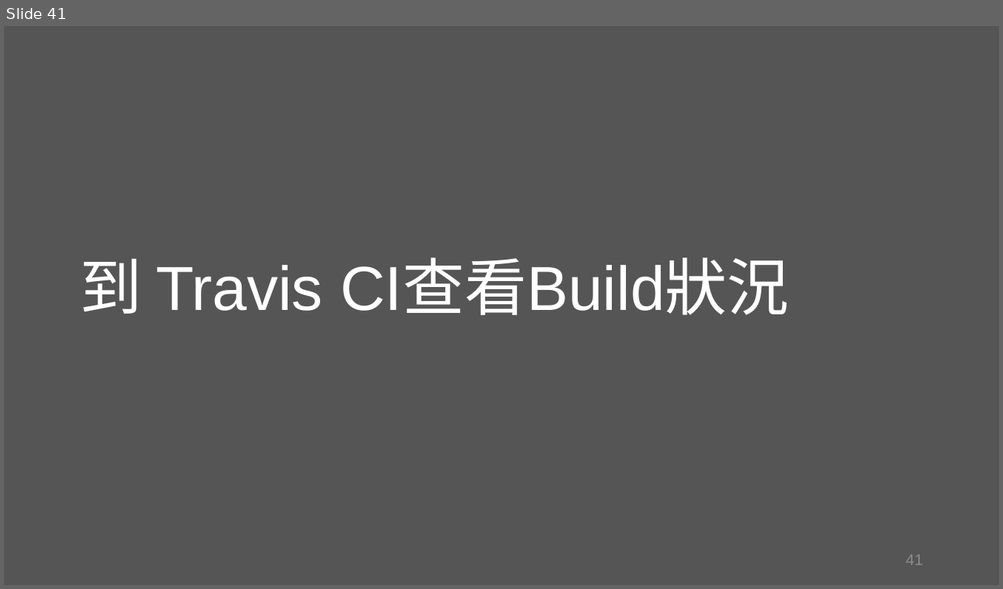
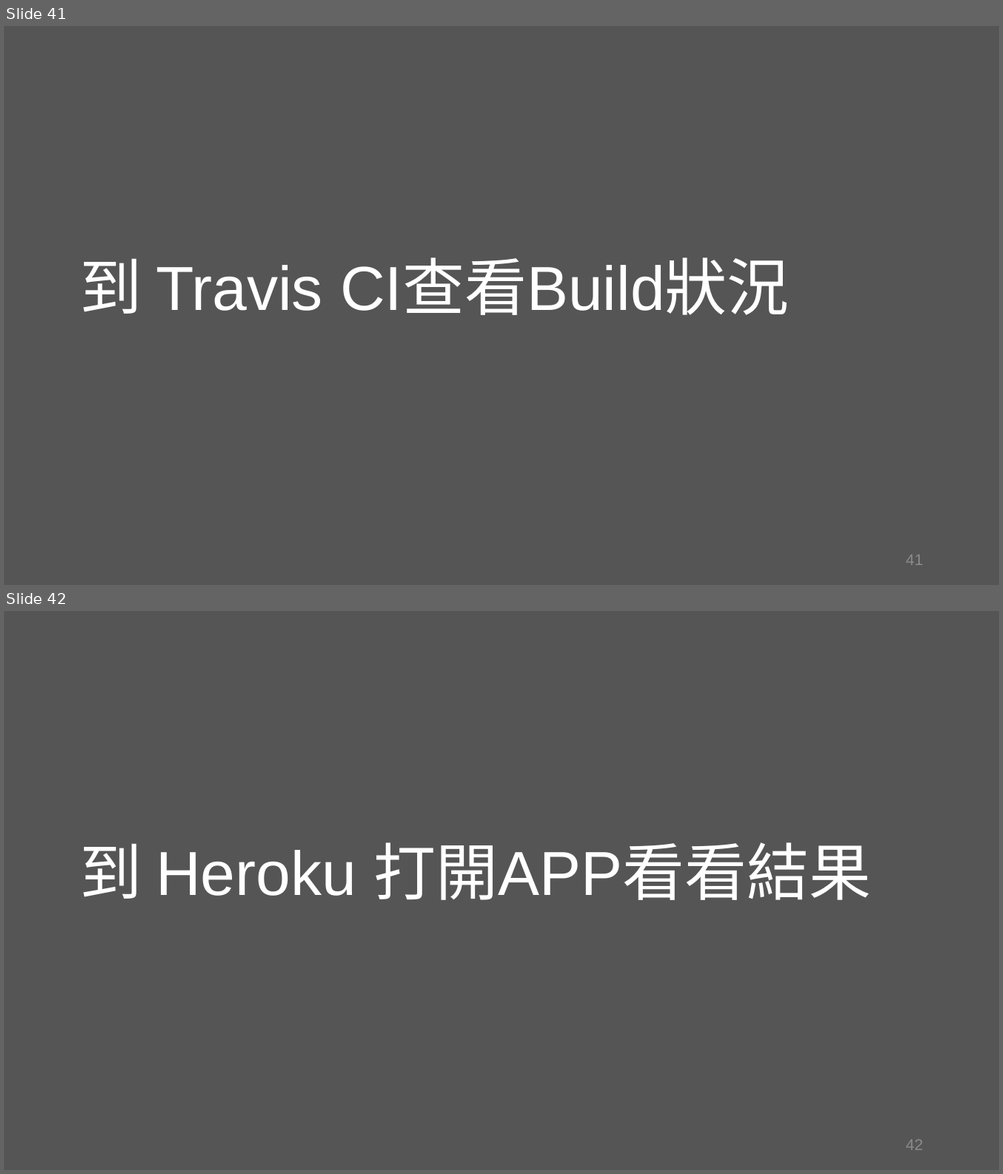
Before and after one commit to sftseng7401/ch4demo, a slide deck: myapp/Chapter4.pptx. Shown one above the other, each under a label of ours: slide 41 before the commit, slides 41 and 42 after it. The pictures are 1003x589 and 1003x1174 pixels, drawn with LibreOffice and Linux fonts; fonts in the diff are those of the drawing. Boxes give left, top, right and bottom in pixels: in the first picture for what was removed or moved away, otherwise in the second. Text is boxed around its words. In the diff, an @@ line names an element or a change of style, - is before the commit and + after.

```diff
--- a/myapp/Chapter4.pptx
+++ b/myapp/Chapter4.pptx
@@ slide 42 added at (4,611,999,1170), background #0D0D0D at 70% opacity @@
@@ title added at (79,843,871,900), 60 pt, text #FFFFFF @@
+到 Heroku 打開APP看看結果
@@ page number added at (905,1140,922,1150), 15 pt, text #8C8C8C @@
+42
```
Also in this commit, not shown: 3 slides changed, 2 other slides added, 2 slides removed.
